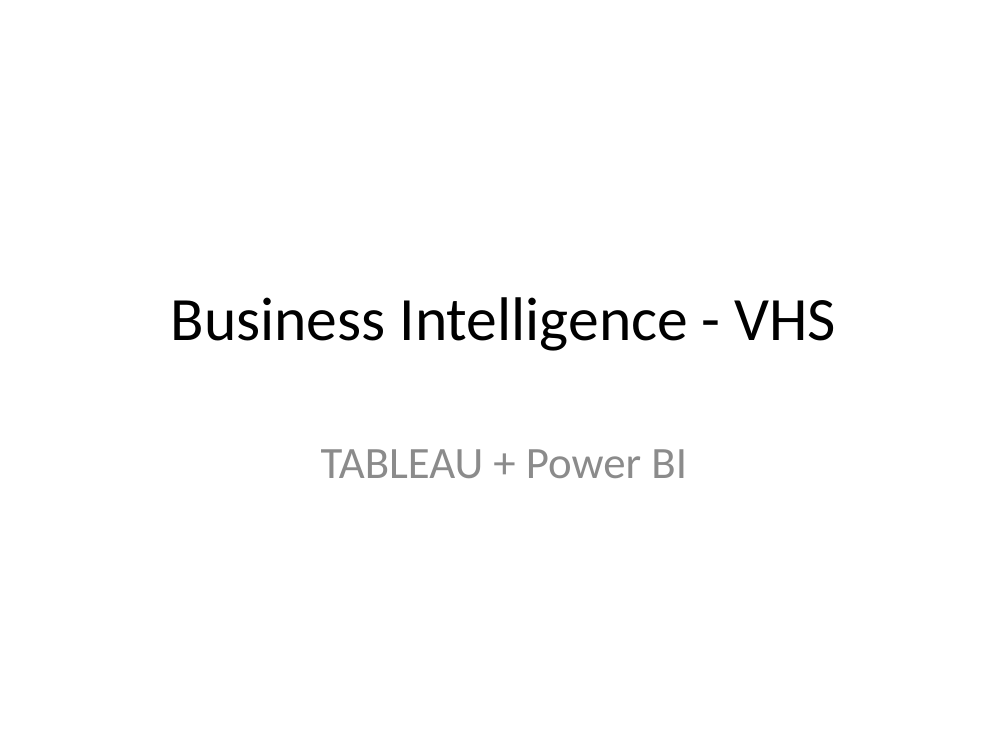
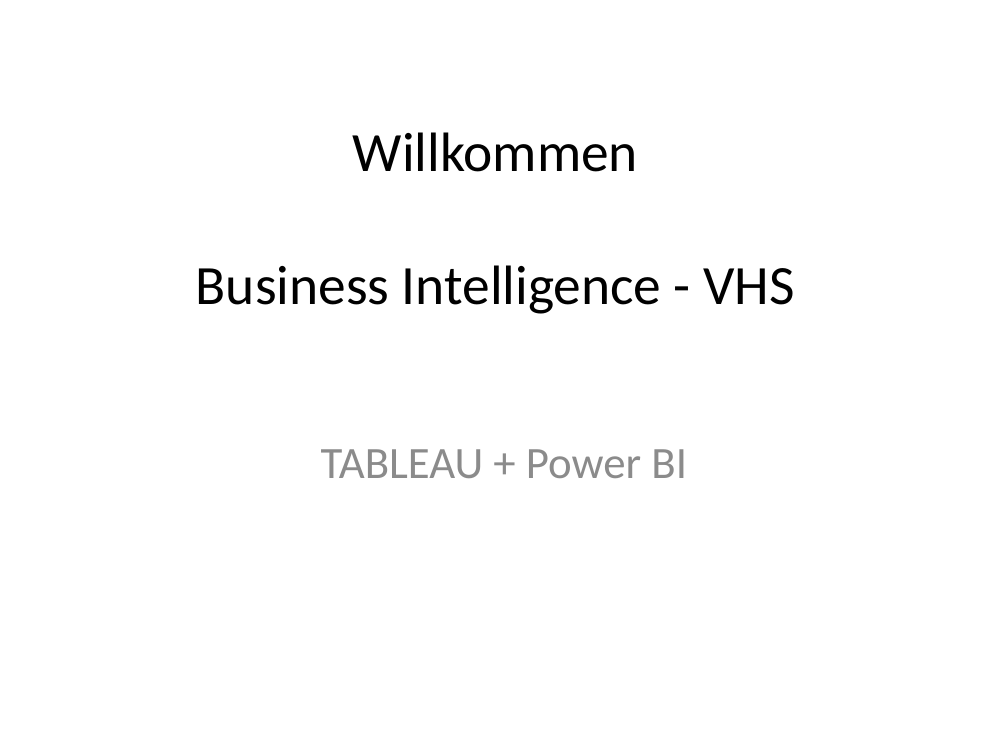
Before and after one commit to rao003/StartProgramming, a slide deck: slide 1 of BusinessIntelligence/Business Intelligence - VHS.pptx. Drawn at 1008x756 pixels with LibreOffice and Linux fonts; fonts in the diff are those of the drawing. Boxes give left, top, right and bottom in pixels: in the first picture for what was removed or moved away, otherwise in the second. Text is boxed around its words. In the diff, an @@ line names an element or a change of style, - is before the commit and + after.

```diff
--- a/BusinessIntelligence/Business Intelligence - VHS.pptx
+++ b/BusinessIntelligence/Business Intelligence - VHS.pptx
@@ title at [196, 132, 794, 314]: text changed; size 44 to 39.6 pt @@
-Business Intelligence - VHS
+Willkommen
+Business Intelligence - VHS
```
Also in this commit, not shown: 3 other slides changed, 3 slides added, 1 other file.
